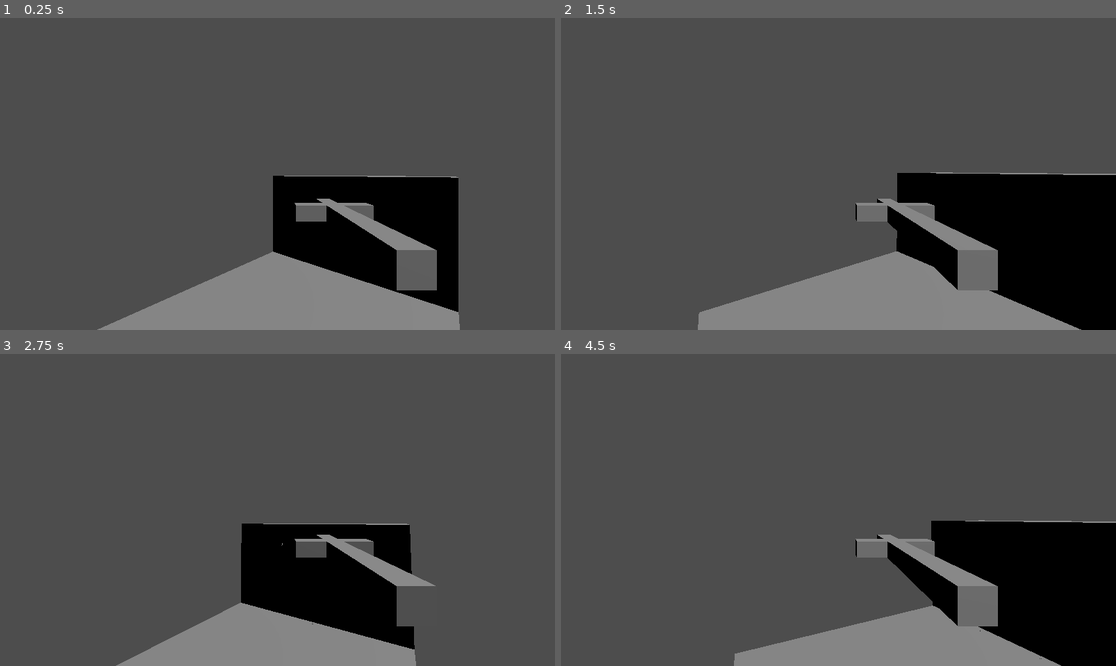
Above: before the commit, frames 1-4 (two rows, left to right).
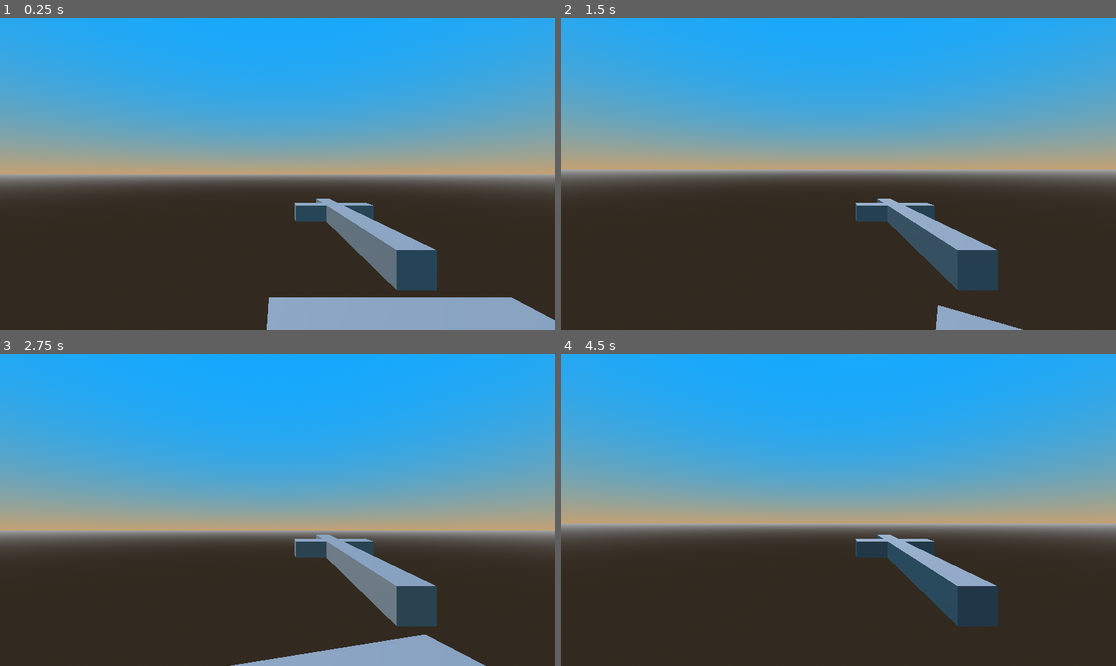
Above: after the commit, the same moments.

Repository: CodeyWinslow/brackeys_2025_1
Game: Godot game, scene res://scenes/stages/wedding_stage.tscn
Two runs of this game, one before a commit and one after it. Both use one fixed random seed, a clock stepped at 60 frames per second and the inputs below. This scene is started directly instead of the project's main scene.
Inputs (mouse positions are in pixels of both pictures, inside the frame that each line leads up to):
- Up to frame 1 (0.25 s): no input
- Up to frame 2 (1.5 s): tap Enter at 0.5 s; move the mouse to (866, 174) at 0.52 s; press the mouse at (866, 174) at 0.53 s; hold Up from 0.53 s (still down); move the mouse to (810, 174) at 1.27 s; release the mouse at (810, 174) at 1.28 s; tap Tab at 1.35 s
- Up to frame 3 (2.75 s): keep holding Up; tap Space at 2 s; move the mouse to (288, 503) at 2.02 s; press the mouse at (288, 503) at 2.03 s
- Up to frame 4 (4.5 s): keep holding Up; tap Enter at 2.75, 4.25 s; move the mouse to (832, 516) at 2.77 s; release the mouse at (832, 516) at 2.78 s; tap Tab at 2.85, 4.35 s; tap Space at 3.5 s; move the mouse to (877, 513) at 3.52 s; press the mouse at (877, 513) at 3.53 s; move the mouse to (794, 506) at 4.27 s; release the mouse at (794, 506) at 4.28 s

The runs differ from the first frame. In frame 1, 98% of the frame differs, in the area x 0-100%, y 0-100%; in frame 2, 98%; in frame 3, 98%; in frame 4, 98%.

Commit message:
register game director to game manager, and add chaos system
also add to gitignore the personal folder

Diff:
--- a/godot/brackeyssnipergame/project.godot
+++ b/godot/brackeyssnipergame/project.godot
@@ -21,6 +21,12 @@
 Logger="*res://scripts/util/logger.gd"
 GameManager="*res://scripts/application/game_manager.gd"
 
+[display]
+
+window/size/viewport_width=1920
+window/size/viewport_height=1080
+window/size/mode=2
+
 [input]
 
 pause={
--- a/godot/brackeyssnipergame/resources/release_game_manager_globals.tres
+++ b/godot/brackeyssnipergame/resources/release_game_manager_globals.tres
@@ -8,3 +8,4 @@
 script = ExtResource("1_fb3nu")
 game_config = ExtResource("1_4ktkx")
 shell_scene = ExtResource("3_ur407")
+force_load_shell = true
--- a/godot/brackeyssnipergame/scenes/stages/wedding_stage.tscn
+++ b/godot/brackeyssnipergame/scenes/stages/wedding_stage.tscn
@@ -1,30 +1,65 @@
-[gd_scene load_steps=2 format=3 uid="uid://bxi3joe7riqat"]
+[gd_scene load_steps=9 format=3 uid="uid://bxi3joe7riqat"]
 
 [ext_resource type="PackedScene" uid="uid://c8ak1ey0sgq60" path="res://LeviTestingGround/Player.tscn" id="1_cebmv"]
+[ext_resource type="Script" path="res://scripts/gameplay/gameplay_director.gd" id="2_vvwnj"]
+[ext_resource type="Script" path="res://scripts/gameplay/chaos_system.gd" id="3_j7k0g"]
+[ext_resource type="Script" path="res://scripts/resources/res_chaos_config.gd" id="4_6cog3"]
+
+[sub_resource type="Resource" id="Resource_pv35o"]
+script = ExtResource("4_6cog3")
+initial_chaos = 0
+chaos_threshold = 100
+decay_amount = 1
+decay_time = 1.0
+
+[sub_resource type="ProceduralSkyMaterial" id="ProceduralSkyMaterial_00btf"]
+sky_top_color = Color(0.0859256, 0.659093, 1, 1)
+sky_horizon_color = Color(0.76813, 0.629032, 0.44828, 1)
+
+[sub_resource type="Sky" id="Sky_avw88"]
+sky_material = SubResource("ProceduralSkyMaterial_00btf")
+
+[sub_resource type="Environment" id="Environment_scjjs"]
+background_mode = 2
+sky = SubResource("Sky_avw88")
 
 [node name="WeddingStage" type="Node3D"]
 
-[node name="geo" type="Node3D" parent="."]
+[node name="Geo" type="Node3D" parent="."]
 
-[node name="CSGBox3D" type="CSGBox3D" parent="geo"]
+[node name="CSGBox3D" type="CSGBox3D" parent="Geo"]
 transform = Transform3D(1, 0, 0, 0, 1, 0, 0, 0, 1, 0, -0.249512, 0)
 use_collision = true
 size = Vector3(7.93555, 0.500977, 6.92871)
 
-[node name="CSGBox3D3" type="CSGBox3D" parent="geo"]
-transform = Transform3D(1, 0, 0, 0, 1, 0, 0, 0, 1, 5.7685, 1.63965, 0)
-use_collision = true
-size = Vector3(3.71191, 4.2793, 6.92871)
-
-[node name="CSGBox3D2" type="CSGBox3D" parent="geo"]
+[node name="CSGBox3D2" type="CSGBox3D" parent="Geo"]
 transform = Transform3D(1, 0, 0, 0, 1, 0, 0, 0, 1, -3.67669, 1.72684, 3.20924)
 use_collision = true
 size = Vector3(0.568359, 3.46631, 0.494141)
 
-[node name="lighting" type="Node3D" parent="."]
+[node name="Lighting" type="Node3D" parent="."]
 
-[node name="DirectionalLight3D" type="DirectionalLight3D" parent="lighting"]
-transform = Transform3D(1, 0, 0, 0, 0.584136, 0.811656, 0, -0.811656, 0.584136, 1.2111, 3.89935, -8.40177)
+[node name="DirectionalLight3D" type="DirectionalLight3D" parent="Lighting"]
+transform = Transform3D(-0.840292, 0.440026, -0.31668, 2.53848e-08, 0.584136, 0.811656, 0.542133, 0.682028, -0.490845, 1.2111, 3.89935, -8.40177)
 
-[node name="Player" parent="." instance=ExtResource("1_cebmv")]
-transform = Transform3D(0.642065, 0, -0.76665, 0, 1, 0, 0.76665, 0, 0.642065, -3.72105, 3.87861, 3.22998)
+[node name="PlayerAnchors" type="Node3D" parent="."]
+
+[node name="PlayerAnchor1" type="Node3D" parent="PlayerAnchors"]
+transform = Transform3D(0.662803, 0, -0.748794, 0, 1, 0, 0.748794, 0, 0.662803, -3.68723, 4.03623, 3.20487)
+
+[node name="Director" type="Node" parent="." node_paths=PackedStringArray("player_anchors", "chaos_system")]
+script = ExtResource("2_vvwnj")
+player_prefab = ExtResource("1_cebmv")
+player_anchors = [NodePath("../PlayerAnchors/PlayerAnchor1")]
+chaos_system = NodePath("ChaosSystem")
+
+[node name="IncidentSystem" type="Node" parent="Director"]
+
+[node name="ChaosSystem" type="Node" parent="Director"]
+script = ExtResource("3_j7k0g")
+config = SubResource("Resource_pv35o")
+
+[node name="AISystem" type="Node" parent="Director"]
+
+[node name="WorldEnvironment" type="WorldEnvironment" parent="."]
+environment = SubResource("Environment_scjjs")
--- a/godot/brackeyssnipergame/scripts/application/game_manager.gd
+++ b/godot/brackeyssnipergame/scripts/application/game_manager.gd
@@ -11,6 +11,8 @@
 
 var stages : Array[PackedScene]
 var current_stage = 0
+
+var game_director : GameplayDirector = null
 
 func _ready():
 	_validate_globals()
@@ -40,9 +42,9 @@
 		get_tree().quit()
 
 func _register_commands():
-	Console.add_command('startgame', start_game, [], 0, 'force start da game')
-	Console.add_command('quitgame', quit_to_menu, [], 0, 'quit to main menu')
-	Console.add_command('nextstage', proceed_stage, [], 0, 'force to next stage')
+	Console.add_command('gameflow.start', start_game, [], 0, 'force start da game')
+	Console.add_command('gameflow.quit', quit_to_menu, [], 0, 'quit to main menu')
+	Console.add_command('gameflow.nextstage', proceed_stage, [], 0, 'force to next stage')
 
 func _load_shell():
 	game_flow_state = GameFlowState.SHELL
@@ -85,4 +87,20 @@
 	var stage_scene : PackedScene = stages[current_stage]
 	get_tree().change_scene_to_packed(stage_scene)
 
+# Gameplay API
+
+func register_gameplay_director(director : GameplayDirector):
+	if game_director != null:
+		Logger.print_error('tried registering a GameplayDirector while one is already registered')
+		return
+
+	game_director = director
+
+func unregister_gameplay_director(director : GameplayDirector):
+	if game_director != director:
+		Logger.print_error('tried unregistering a GameplayDirector while it wasn\'t registered')
+		return
+
+	game_director = null
+
 # Console commands
--- /dev/null
+++ b/godot/brackeyssnipergame/scripts/gameplay/chaos_system.gd
@@ -0,0 +1,47 @@
+extends Node
+class_name ChaosSystem
+
+signal chaos_changed(chaos_amount:int)
+signal chaos_threshold_reached
+
+@export var config : ChaosConfig
+
+var chaos_value = 0
+var decay_delta = 0
+
+func _ready():
+	if config == null:
+		Logger.print_error('No config set for ChaosSystem!')
+
+	assert(config != null)
+	chaos_value = config.initial_chaos
+
+func _process(delta):
+	_process_decay(delta)
+
+func _process_decay(delta):
+	decay_delta += delta
+	while decay_delta > config.decay_time:
+		if chaos_value > 0:
+			decay_delta = max(0, decay_delta - config.decay_time)
+			_apply_chaos_decay()
+		else:
+			decay_delta = 0
+
+func _apply_chaos_decay():
+	var prev_chaos = chaos_value
+	chaos_value = max(0, chaos_value - config.decay_amount)
+	if prev_chaos != chaos_value:
+		chaos_changed.emit(chaos_value)
+
+func get_chaos_amount() -> float:
+	return chaos_value
+
+func add_chaos(amount : float):
+	var prev_value = chaos_value
+	chaos_value = min(config.chaos_threshold, chaos_value + amount)
+	chaos_value = max(0, chaos_value)
+	if prev_value != chaos_value:
+		chaos_changed.emit(chaos_value)
+		if chaos_value >= config.chaos_threshold:
+			chaos_threshold_reached.emit()
--- /dev/null
+++ b/godot/brackeyssnipergame/scripts/gameplay/gameplay_director.gd
@@ -0,0 +1,32 @@
+extends Node
+class_name GameplayDirector
+
+@export var player_prefab : PackedScene
+@export var player_anchors : Array[Node3D]
+
+@export var chaos_system : ChaosSystem
+
+func _ready():
+	_validate_properties()
+	GameManager.register_gameplay_director(self)
+	_spawn_player()
+
+func _exit_tree():
+	GameManager.unregister_gameplay_director(self)
+
+func _validate_properties():
+	if player_prefab == null:
+		Logger.print_error('Player Prefab not set on GameplayDirector')
+
+	if len(player_anchors) < 1:
+		Logger.print_error('Must assign at least one player anchor to Gameplay Direction')
+
+func _spawn_player():
+	var position = player_anchors[0]
+	var player_instance = player_prefab.instantiate()
+	add_child(player_instance)
+	if player_instance is Node3D:
+		var player3D : Node3D = player_instance as Node3D
+		player3D.global_position = position.global_position
+	else:
+		Logger.print_error('player prefab is not a Node3D')
--- /dev/null
+++ b/godot/brackeyssnipergame/scripts/resources/res_chaos_config.gd
@@ -0,0 +1,8 @@
+extends Resource
+class_name ChaosConfig
+
+@export var initial_chaos : int = 0
+@export var chaos_threshold : int = 100
+@export var decay_amount : int = 1
+## amount of time between decay events
+@export var decay_time : float = 1.0
Not shown, changed: godot/brackeyssnipergame/.gitignore
